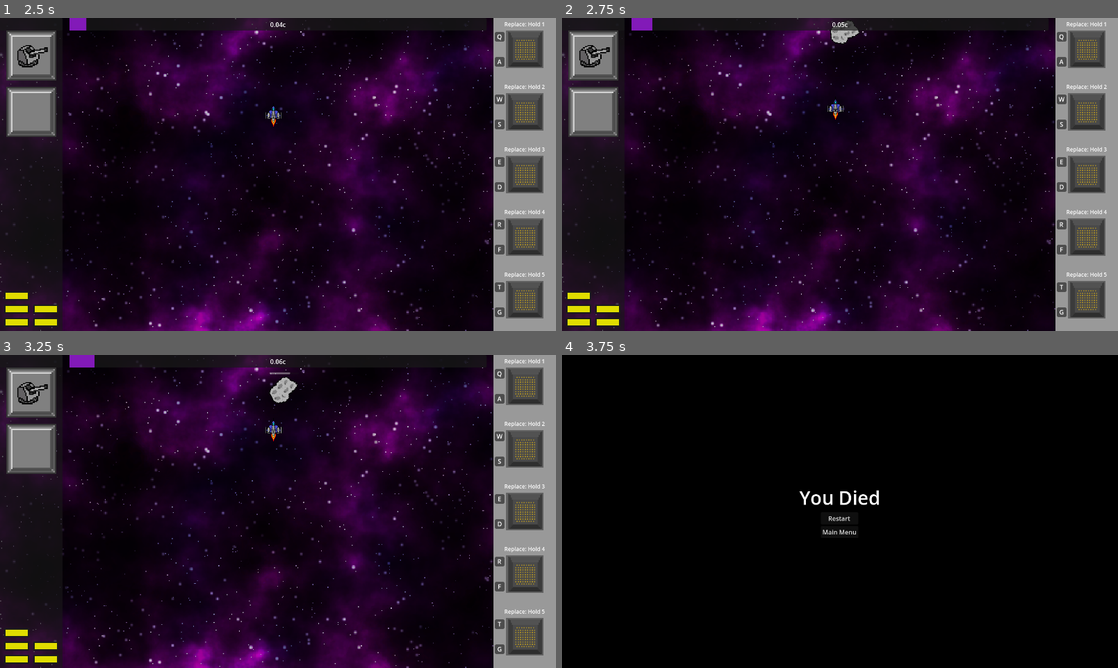
Above: before the commit, frames 1-4 (two rows, left to right).
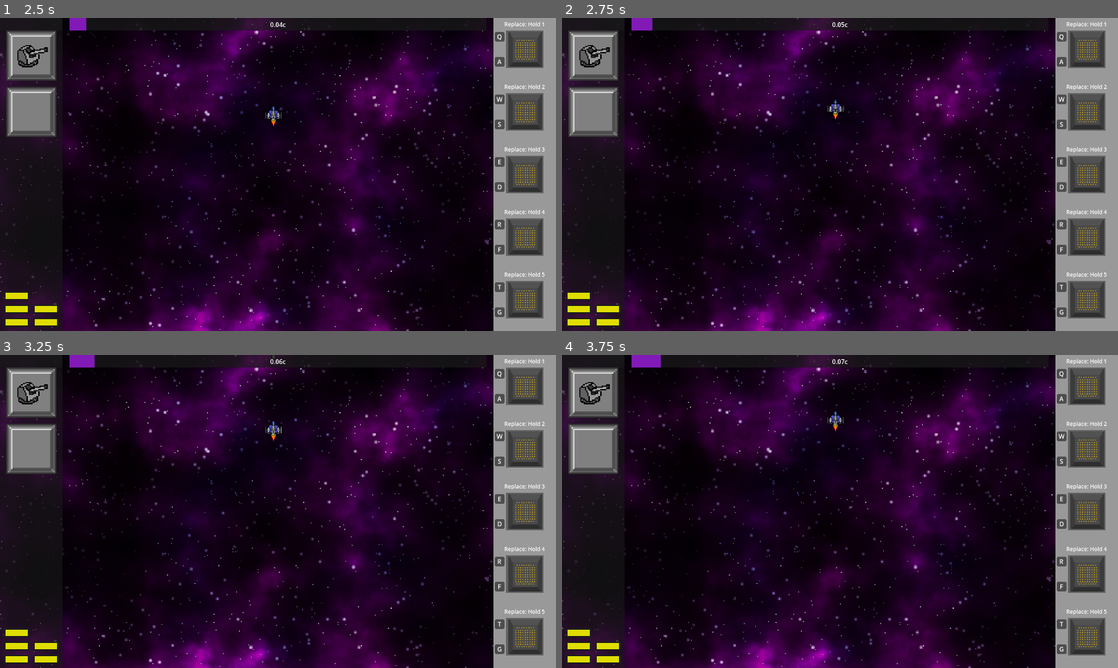
Above: after the commit, the same moments.

Repository: DigitsCodeCompendium/game.MJ198
Game: Godot game, scene res://scenes/title_screen/title_screen.tscn
The game is run twice, just before and just after one commit, with the same random seed, the same clock (stepped at 60 frames per second) and the same inputs. The engine's default icon, where the game draws it, is replaced by a stand-in: a white triangle on a blue panel in a dark square.
Inputs (mouse positions are in pixels of both pictures, inside the frame that each line leads up to):
- Up to frame 1 (2.5 s): click "Start Game" at 0.5 s; click (500, 36) at 1.27 s; click (500, 61) at 2.02 s
- Up to frame 2 (2.75 s): no input
- Up to frame 3 (3.25 s): click (500, 373) at 2.77 s
- Up to frame 4 (3.75 s): click (1062, 398) at 3.52 s

Frame 1 is identical in both runs. In frame 2, 0.2% of the frame differs, in the area x 48-54%, y 0-9%; in frame 3, 0.3%; in frame 4, 56%, in the area x 0-100%, y 0-100%.
Error in both runs: Invalid access to property or key 'volume_music' on a base object of type 'Dictionary'. (res://scenes/player_options.gd:22)

Commit message:
Allow enemy spawn weights to change over time

Diff:
--- /dev/null
+++ b/resources/enemy_spawn/enemy_spawn.tres
@@ -0,0 +1,52 @@
+[gd_resource type="Resource" script_class="FixedEnemySpawnPattern" load_steps=15 format=3 uid="uid://c0g6bmu0jaby8"]
+
+[ext_resource type="Script" uid="uid://c2w1qo8e6vrhw" path="res://scenes/enemies/spawning/enemy_spawn_pattern_entry.gd" id="1_2q41a"]
+[ext_resource type="Script" uid="uid://x5qhqlaqnpod" path="res://scenes/enemies/spawning/random_choice_enemy_spawn_over_time.gd" id="2_h2cyi"]
+[ext_resource type="PackedScene" uid="uid://b28ic5p8jf3k7" path="res://scenes/enemies/exploder_ship.tscn" id="3_x6hsu"]
+[ext_resource type="PackedScene" uid="uid://byinyv2ojmdk0" path="res://scenes/enemies/cops/cop_fighter/cop_fighter.tscn" id="4_vg8ws"]
+[ext_resource type="Script" uid="uid://20wcajr3o32k" path="res://scenes/enemies/spawning/simple_enemy_spawn.gd" id="5_rqthi"]
+[ext_resource type="PackedScene" uid="uid://ovol6tu8w0mo" path="res://scenes/enemies/cops/cop_cruiser/cop_cruiser.tscn" id="6_f3rrs"]
+[ext_resource type="Script" uid="uid://b4rcup02wd1hy" path="res://scenes/enemies/spawning/fixed_enemy_spawn_pattern.gd" id="7_a2f0q"]
+
+[sub_resource type="Curve" id="Curve_2q41a"]
+_data = [Vector2(0, 1), 0.0, -1.0, 0, 1, Vector2(1, 0), -1.0, 0.0, 1, 0]
+point_count = 2
+
+[sub_resource type="Resource" id="Resource_2q41a"]
+script = ExtResource("2_h2cyi")
+spawn_table = Dictionary[PackedScene, Curve]({
+ExtResource("3_x6hsu"): SubResource("Curve_2q41a")
+})
+metadata/_custom_type_script = "uid://x5qhqlaqnpod"
+
+[sub_resource type="Resource" id="Resource_bi2un"]
+script = ExtResource("1_2q41a")
+enemy_spawn = SubResource("Resource_2q41a")
+metadata/_custom_type_script = "uid://c2w1qo8e6vrhw"
+
+[sub_resource type="Resource" id="Resource_ynufw"]
+script = ExtResource("5_rqthi")
+enemy = ExtResource("4_vg8ws")
+metadata/_custom_type_script = "uid://20wcajr3o32k"
+
+[sub_resource type="Resource" id="Resource_lqkmv"]
+script = ExtResource("1_2q41a")
+enemy_spawn = SubResource("Resource_ynufw")
+random_offset = Vector2(800, 0)
+metadata/_custom_type_script = "uid://c2w1qo8e6vrhw"
+
+[sub_resource type="Resource" id="Resource_k053r"]
+script = ExtResource("5_rqthi")
+enemy = ExtResource("6_f3rrs")
+metadata/_custom_type_script = "uid://20wcajr3o32k"
+
+[sub_resource type="Resource" id="Resource_8jss5"]
+script = ExtResource("1_2q41a")
+enemy_spawn = SubResource("Resource_k053r")
+base_offset = Vector2(500, 0)
+metadata/_custom_type_script = "uid://c2w1qo8e6vrhw"
+
+[resource]
+script = ExtResource("7_a2f0q")
+pattern = Array[ExtResource("1_2q41a")]([SubResource("Resource_bi2un"), SubResource("Resource_lqkmv"), SubResource("Resource_8jss5")])
+metadata/_custom_type_script = "uid://b4rcup02wd1hy"
--- a/scenes/enemies/spawning/asteroid_spawn_pattern.gd
+++ b/scenes/enemies/spawning/asteroid_spawn_pattern.gd
@@ -7,7 +7,7 @@
 @export var max_vertical_speed: float = 200
 @export var linear_speed_scale: float = 1
 
-func do_spawn(parent: Node2D, position: Vector2, rand: RandomNumberGenerator):
+func do_spawn(parent: Node2D, position: Vector2, rand: RandomNumberGenerator, _params: EnemySpawnParams):
 	var asteroid = asteroid_scenes.pick_random().instantiate()
 	var speed_control: SpeedControl = parent.get_node("/root/Game/SpeedControl")
 
--- a/scenes/enemies/spawning/base_enemy_spawn.gd
+++ b/scenes/enemies/spawning/base_enemy_spawn.gd
@@ -4,4 +4,4 @@
 class_name BaseEnemySpawn
 
 @abstract
-func instantiate_enemy(rand: RandomNumberGenerator) -> Node2D
+func instantiate_enemy(rand: RandomNumberGenerator, params: EnemySpawnParams) -> Node2D
--- a/scenes/enemies/spawning/base_enemy_spawn_pattern.gd
+++ b/scenes/enemies/spawning/base_enemy_spawn_pattern.gd
@@ -3,4 +3,4 @@
 class_name BaseEnemySpawnPattern
 
 @abstract
-func do_spawn(parent: Node2D, position: Vector2, rand: RandomNumberGenerator)
+func do_spawn(parent: Node2D, position: Vector2, rand: RandomNumberGenerator, params: EnemySpawnParams)
--- /dev/null
+++ b/scenes/enemies/spawning/enemy_spawn_params.gd
@@ -0,0 +1,5 @@
+extends Resource
+class_name EnemySpawnParams
+
+var linear_speed: float
+var relativistic_speed: float
--- a/scenes/enemies/spawning/enemy_spawner.gd
+++ b/scenes/enemies/spawning/enemy_spawner.gd
@@ -1,30 +1,46 @@
 extends Node
 
+@export var speed_control: SpeedControl
+
 @export var asteroid_spawn_pattern: BaseEnemySpawnPattern
-@export var beginner_enemy_spawn_pattern: BaseEnemySpawnPattern
+@export var asteroid_spawn_timer_curve: Curve
 
-@export var asteroid_spawn_timer: float = 2
-var _spawn_timer = 0
-
-@export var enemy_spawn_timer: float = 5
+@export var persistent_spawn_pattern: BaseEnemySpawnPattern
+@export var persistent_spawn_timer: float = 5
 
 @onready var rand = RandomNumberGenerator.new()
 
+@onready var screen_size = get_parent().get_viewport_rect().size
+@onready var playable_margins = 0.125 * get_viewport().size.x
+
 func _ready():
-	var screen_size = get_parent().get_viewport_rect().size
-	var playable_margins = 0.125 * get_viewport().size.x
+	_asteroid_spawn_loop()
+	_persistent_spawn_loop()
 
+func _asteroid_spawn_loop():
 	while true:
-		await get_tree().create_timer(enemy_spawn_timer).timeout
-		beginner_enemy_spawn_pattern.do_spawn(get_parent(), Vector2(rand.randf_range(playable_margins, screen_size.x - playable_margins), 100), rand)
+		await get_tree().create_timer(asteroid_spawn_timer_curve.sample(speed_control.relativistic_speed)).timeout
 
-func _process(delta):
-	_spawn_timer += delta
+		asteroid_spawn_pattern.do_spawn(
+			get_parent(),
+			Vector2(rand.randf_range(playable_margins, screen_size.x - playable_margins), 20),
+			rand,
+			_make_spawn_params()
+		)
 
-	if _spawn_timer > asteroid_spawn_timer:
-		_spawn_timer -= asteroid_spawn_timer
+func _persistent_spawn_loop():
+	while true:
+		await get_tree().create_timer(persistent_spawn_timer).timeout
 
-		var screen_size = get_parent().get_viewport_rect().size
-		var playable_margins = 0.125 * get_viewport().size.x
+		persistent_spawn_pattern.do_spawn(
+			get_parent(),
+			Vector2(rand.randf_range(playable_margins, screen_size.x - playable_margins), 100),
+			rand,
+			_make_spawn_params()
+		)
 
-		asteroid_spawn_pattern.do_spawn(get_parent(), Vector2(rand.randf_range(playable_margins, screen_size.x - playable_margins), 20), rand)
+func _make_spawn_params() -> EnemySpawnParams:
+		var params = EnemySpawnParams.new()
+		params.linear_speed = speed_control.linear_speed
+		params.relativistic_speed = speed_control.relativistic_speed
+		return params
--- a/scenes/enemies/spawning/fixed_enemy_spawn_pattern.gd
+++ b/scenes/enemies/spawning/fixed_enemy_spawn_pattern.gd
@@ -5,9 +5,9 @@
 
 @export var pattern: Array[EnemySpawnPatternEntry] = []
 
-func do_spawn(parent: Node2D, position: Vector2, rand: RandomNumberGenerator):
+func do_spawn(parent: Node2D, position: Vector2, rand: RandomNumberGenerator, params: EnemySpawnParams):
 	for entry in pattern:
-		var enemy = entry.enemy_spawn.instantiate_enemy(rand)
+		var enemy = entry.enemy_spawn.instantiate_enemy(rand, params)
 		if enemy == null:
 			continue
 
--- a/scenes/enemies/spawning/random_choice_enemy_spawn.gd
+++ b/scenes/enemies/spawning/random_choice_enemy_spawn.gd
@@ -3,7 +3,7 @@
 
 @export var spawn_table: Dictionary[PackedScene, float] = {}
 
-func instantiate_enemy(rand: RandomNumberGenerator):
+func instantiate_enemy(rand: RandomNumberGenerator, _params: EnemySpawnParams):
 	assert(len(spawn_table) > 0)
 	var enemies = spawn_table.keys()
 	var weights = enemies.map(func(e): return spawn_table[e])
--- /dev/null
+++ b/scenes/enemies/spawning/random_choice_enemy_spawn_over_time.gd
@@ -0,0 +1,15 @@
+extends BaseEnemySpawn
+class_name RandomEnemySpawnOverTime
+
+@export var spawn_table: Dictionary[PackedScene, Curve] = {}
+
+func instantiate_enemy(rand: RandomNumberGenerator, params: EnemySpawnParams):
+	assert(len(spawn_table) > 0)
+	var enemies = spawn_table.keys()
+	var weights = enemies.map(func(e): return spawn_table[e].sample(params.relativistic_speed))
+	var enemy_scene = enemies[rand.rand_weighted(weights)]
+
+	if enemy_scene == null:
+		return null
+
+	return enemy_scene.instantiate()
--- a/scenes/enemies/spawning/simple_enemy_spawn.gd
+++ b/scenes/enemies/spawning/simple_enemy_spawn.gd
@@ -3,5 +3,5 @@
 
 @export var enemy: PackedScene
 
-func instantiate_enemy(_rand: RandomNumberGenerator):
+func instantiate_enemy(_rand: RandomNumberGenerator, _params: EnemySpawnParams):
 	return enemy.instantiate()
--- a/scenes/game.tscn
+++ b/scenes/game.tscn
@@ -7,17 +7,22 @@
 [ext_resource type="PackedScene" uid="uid://bw2b7f2rjeelw" path="res://scenes/user_interface/user_interface.tscn" id="3_lnu2h"]
 [ext_resource type="Script" uid="uid://dyk1ykmfc3qsj" path="res://scenes/enemies/spawning/enemy_spawner.gd" id="4_ir15t"]
 [ext_resource type="Script" uid="uid://c76gyrf6d7soo" path="res://scenes/user_interface/ui_event_bus.gd" id="4_iywne"]
-[ext_resource type="Script" path="res://scenes/music_player.gd" id="4_p57ef"]
+[ext_resource type="Script" uid="uid://bmr07kofgmiyi" path="res://scenes/music_player.gd" id="4_p57ef"]
 [ext_resource type="Resource" uid="uid://ckbj4ecgkde82" path="res://resources/enemy_spawn/asteroid_spawn.tres" id="5_ca42v"]
 [ext_resource type="AudioStream" uid="uid://dgpfdmpuf5msg" path="res://assets/music_loop_v1_7_stages/game loop 1.mp3" id="5_kvuet"]
-[ext_resource type="Resource" uid="uid://b5607lmcs0mpp" path="res://resources/enemy_spawn/beginner_enemy_spawn.tres" id="6_rysoc"]
+[ext_resource type="Resource" uid="uid://c0g6bmu0jaby8" path="res://resources/enemy_spawn/enemy_spawn.tres" id="6_ssvqc"]
 [ext_resource type="AudioStream" uid="uid://dp6elfj1pe8lk" path="res://assets/music_loop_v1_7_stages/game loop 2.mp3" id="6_trtic"]
 [ext_resource type="AudioStream" uid="uid://dnkr3ff5ilv4j" path="res://assets/music_loop_v1_7_stages/game loop 3.mp3" id="7_ir15t"]
 [ext_resource type="AudioStream" uid="uid://bl5oij6sdeoxn" path="res://assets/music_loop_v1_7_stages/game loop 4.mp3" id="8_ca42v"]
 [ext_resource type="AudioStream" uid="uid://cwms8qaubtj3r" path="res://assets/music_loop_v1_7_stages/game loop 5.mp3" id="9_rysoc"]
 [ext_resource type="AudioStream" uid="uid://7dtqix14vxdd" path="res://assets/music_loop_v1_7_stages/game loop 6.mp3" id="10_ssvqc"]
 [ext_resource type="AudioStream" uid="uid://r7nykiy285hq" path="res://assets/music_loop_v1_7_stages/game loop 7.mp3" id="11_264po"]
-[ext_resource type="PackedScene" path="res://scenes/user_interface/death_screen.tscn" id="18_ssvqc"]
+[ext_resource type="PackedScene" uid="uid://3khsdlfylfxy" path="res://scenes/user_interface/death_screen.tscn" id="18_ssvqc"]
+
+[sub_resource type="Curve" id="Curve_ssvqc"]
+_limits = [2.0, 5.0, 0.0, 1.0]
+_data = [Vector2(0, 5), 0.0, 0.0, 0, 0, Vector2(1, 2), 0.0, 0.0, 0, 0]
+point_count = 2
 
 [node name="Game" type="Node2D"]
 script = ExtResource("1_yqjtg")
@@ -27,10 +32,12 @@
 [node name="Player" parent="." instance=ExtResource("2_lnu2h")]
 unique_name_in_owner = true
 
-[node name="EnemySpawner" type="Node" parent="."]
+[node name="EnemySpawner" type="Node" parent="." node_paths=PackedStringArray("speed_control")]
 script = ExtResource("4_ir15t")
+speed_control = NodePath("../SpeedControl")
 asteroid_spawn_pattern = ExtResource("5_ca42v")
-beginner_enemy_spawn_pattern = ExtResource("6_rysoc")
+asteroid_spawn_timer_curve = SubResource("Curve_ssvqc")
+persistent_spawn_pattern = ExtResource("6_ssvqc")
 
 [node name="SpeedControl" type="Node" parent="."]
 script = ExtResource("3_lbhrr")
--- a/scenes/speed_control.gd
+++ b/scenes/speed_control.gd
@@ -4,6 +4,9 @@
 @export var linear_acceleration: float = 0.1
 
 var linear_speed: float = 0 # linear speed of 1 = 0.9c, linear speed of 2 = 0.99c
+var relativistic_speed: float:
+	get:
+		return 1 - exp(-linear_speed * log(10))
 
 # Called when the node enters the scene tree for the first time.
 func _ready():
Not shown, added: scenes/enemies/spawning/enemy_spawn_params.gd.uid
Not shown, added: scenes/enemies/spawning/random_choice_enemy_spawn_over_time.gd.uid
Not shown: 1 places in scenes/game.tscn that only renumber resources
